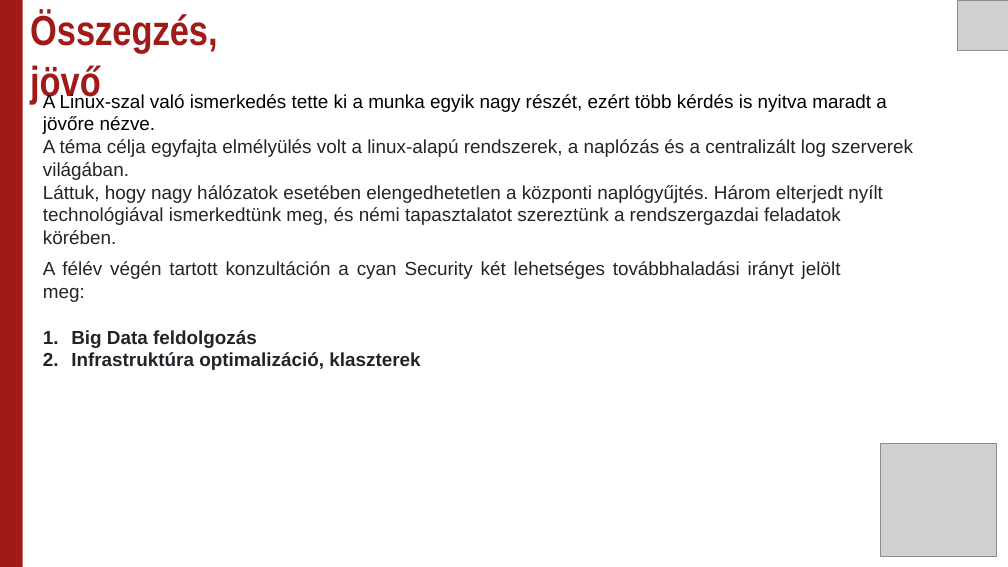
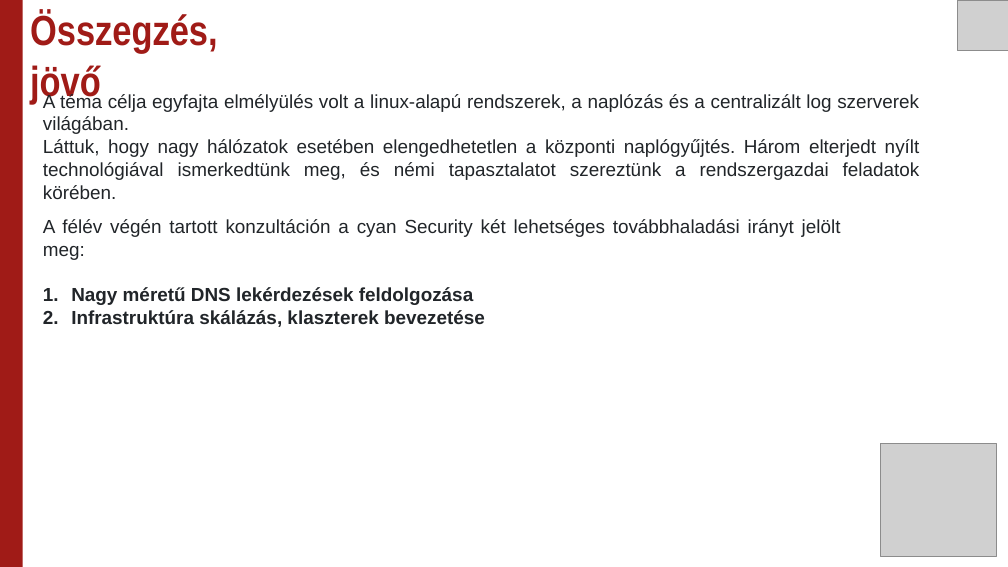
Before and after one commit to Uni-Sopron/temalabor-o21-I-NEW-Centralized-log-server, a slide deck: slide 30 of Témalabor - Centralized log server.pptx (slide 29 before the commit). Drawn at 1008x567 pixels with LibreOffice and Linux fonts; fonts in the diff are those of the drawing; grey boxes stand for pictures. Boxes give left, top, right and bottom in pixels: in the first picture for what was removed or moved away, otherwise in the second. Text is boxed around its words. In the diff, an @@ line names an element or a change of style, - is before the commit and + after.

```diff
--- a/Témalabor - Centralized log server.pptx
+++ b/Témalabor - Centralized log server.pptx
@@ text "A téma célja egyfajta elmélyülés ..." at bbox=[43, 93, 920, 180]: alignment left to justified @@
@@ text at bbox=[43, 93, 887, 134]: paragraph removed @@
-A Linux-szal való ismerkedés tette ki a munka egyik nagy részét, ezért több kérdés is nyitva maradt a jövőre nézve.
@@ text "A félév végén tartott konzultáción ...": place and size @@
-text "A félév végén tartott konzultáción ..." at bbox=[43, 261, 841, 370]
+text "A félév végén tartott konzultáción ..." at bbox=[43, 219, 841, 327]
@@ text at bbox=[71, 287, 485, 327]: text changed @@
-1. Big Data feldolgozás
-2. Infrastruktúra optimalizáció, klaszterek
+1. Nagy méretű DNS lekérdezések feldolgozása
+2. Infrastruktúra skálázás, klaszterek bevezetése
```
Also in this commit, not shown: 6 other slides changed, 1 slide added.
